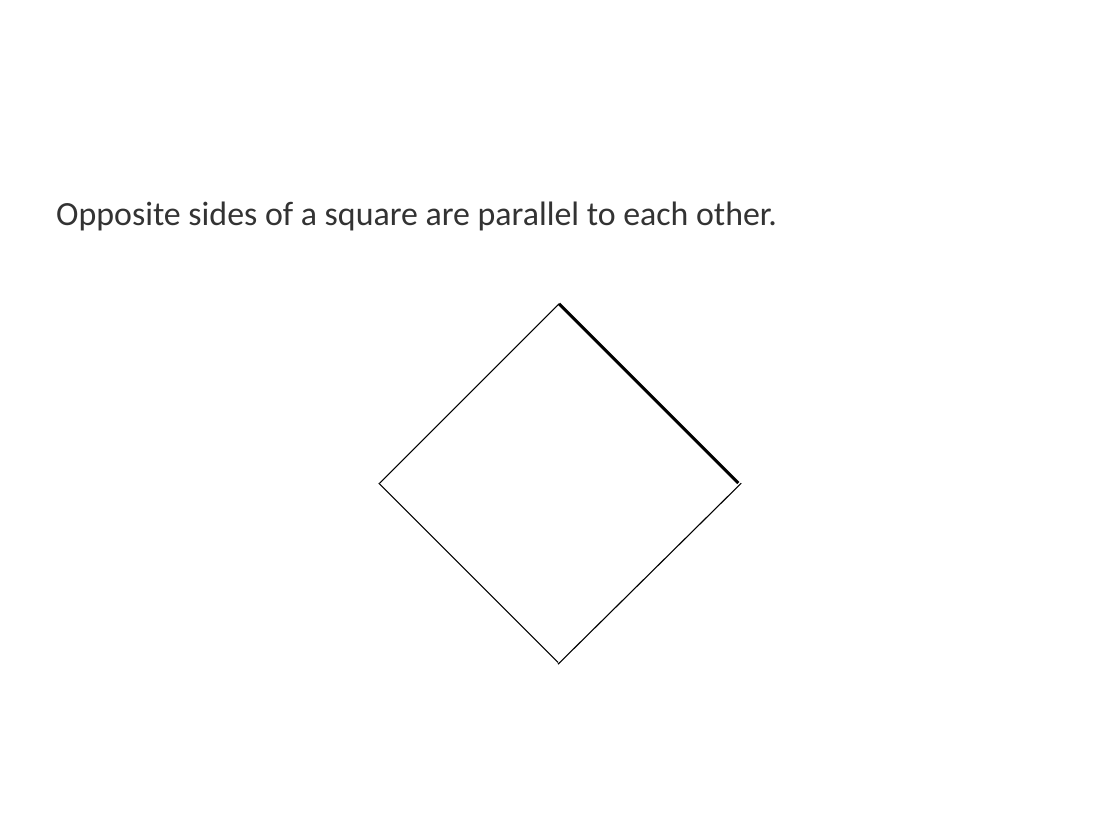
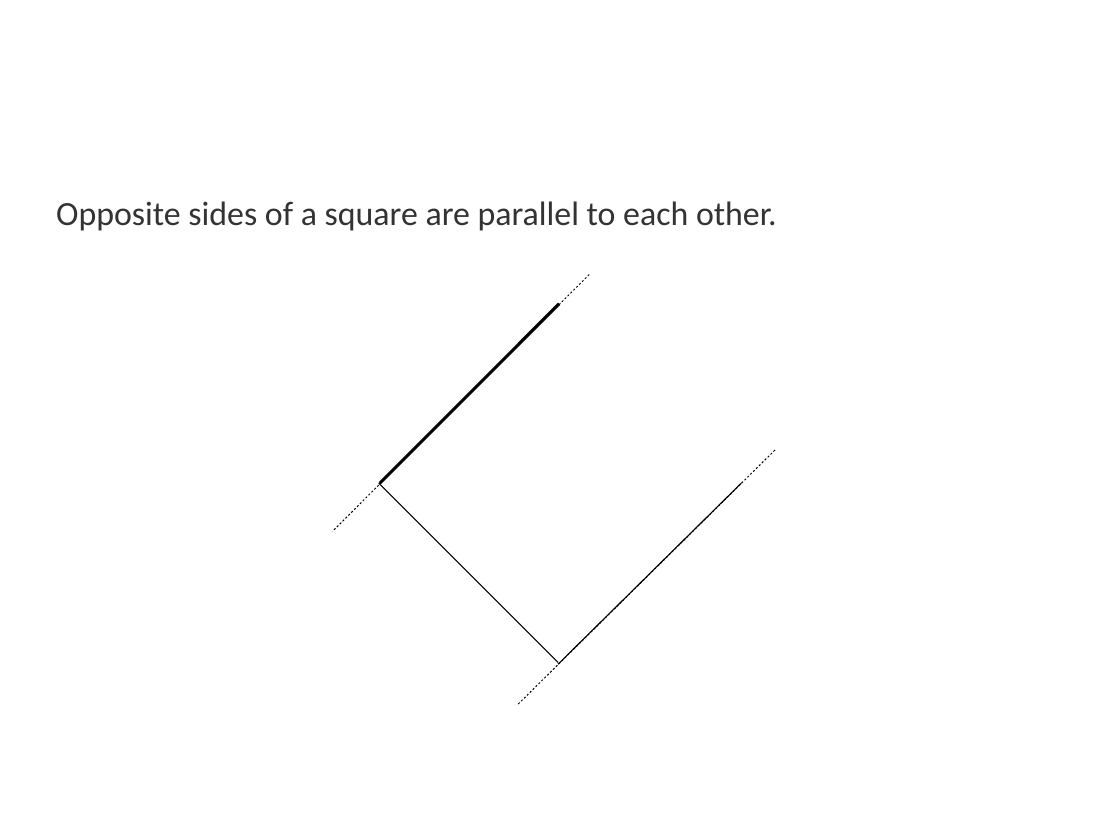
Before and after one commit to tigerfarm/docroot, a slide deck: slide 10 of books/content/cubes/9aDrawAll.odp (slide 12 before the commit). Drawn at 1120x840 pixels with LibreOffice and Linux fonts; fonts in the diff are those of the drawing; background and template pictures are left out. Boxes give left, top, right and bottom in pixels: in the first picture for what was removed or moved away, otherwise in the second. Text is boxed around its words. In the diff, an @@ line names an element or a change of style, - is before the commit and + after.

```diff
--- a/books/content/cubes/9aDrawAll.odp
+++ b/books/content/cubes/9aDrawAll.odp
@@ line added from (589, 274) to (332, 532), #000000 0.71 pt @@
@@ line (559, 304) - (380, 483): stroke #000000 0.79 pt to #000000 2.15 pt @@
@@ line removed from (739, 483) to (559, 304) @@
@@ line added from (775, 450) to (518, 704), #000000 0.71 pt @@
```
Also in this commit, not shown: 11 other slides changed, 7 slides added, 9 slides removed, 9 other files.
